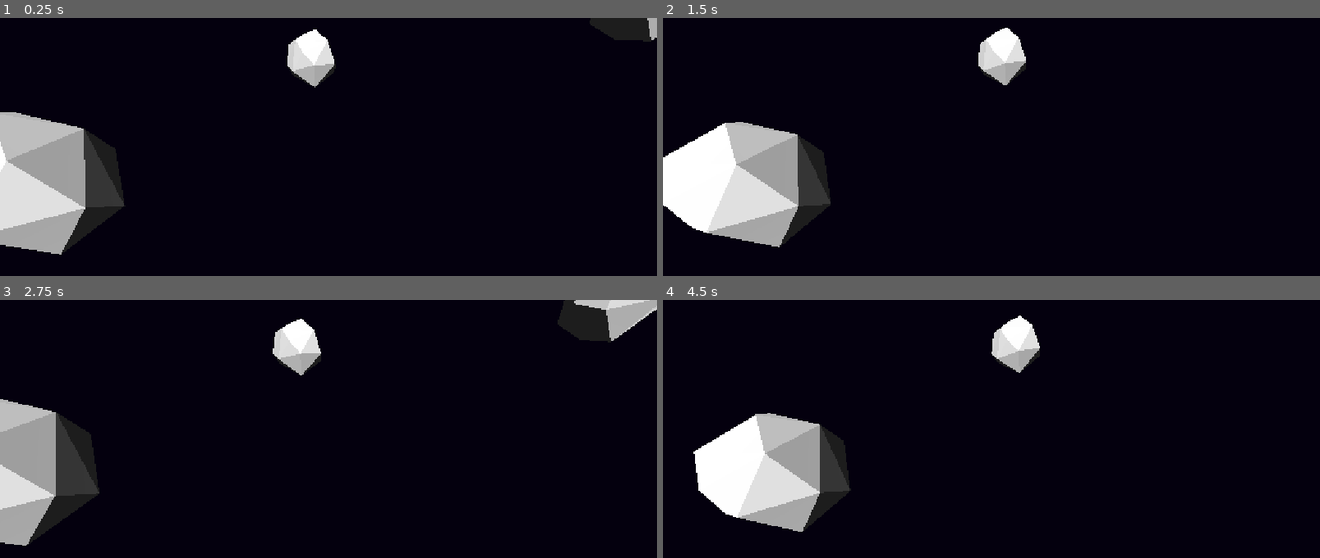
Above: before the commit, frames 1-4 (two rows, left to right).
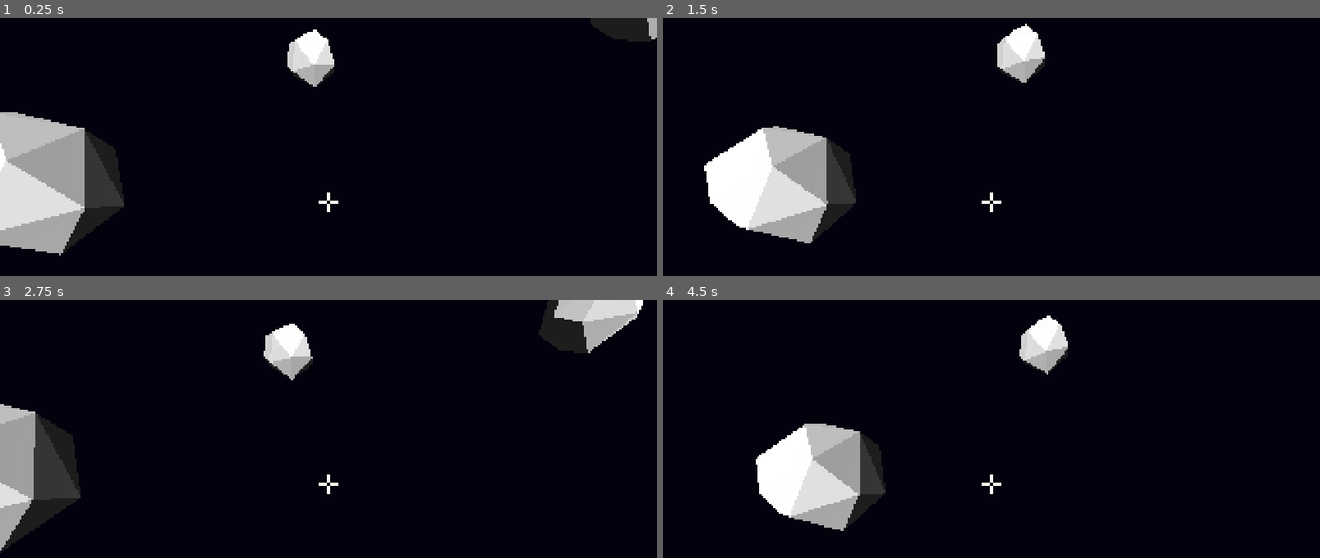
Above: after the commit, the same moments.

Repository: CobraScript/space-platformer
Game: Godot game, scene res://scenes/main.tscn
The game is run twice, just before and just after one commit, with the same random seed, the same clock (stepped at 60 frames per second) and the same inputs.
Inputs (mouse positions are in pixels of both pictures, inside the frame that each line leads up to):
- Up to frame 1 (0.25 s): no input
- Up to frame 2 (1.5 s): tap Enter at 0.5 s; move the mouse to (1024, 201) at 0.52 s; press the mouse at (1024, 201) at 0.53 s; tap Space at 1.25 s; move the mouse to (958, 203) at 1.27 s; release the mouse at (958, 203) at 1.28 s; click (958, 203) at 1.35 s
- Up to frame 3 (2.75 s): tap Enter at 2 s; move the mouse to (341, 478) at 2.02 s; press the mouse at (341, 478) at 2.03 s
- Up to frame 4 (4.5 s): tap Space at 2.75, 4.25 s; move the mouse to (984, 490) at 2.77 s; release the mouse at (984, 490) at 2.78 s; click (984, 490) at 2.85 s; tap Enter at 3.5 s; move the mouse to (1037, 488) at 3.52 s; press the mouse at (1037, 488) at 3.53 s; move the mouse to (938, 480) at 4.27 s; release the mouse at (938, 480) at 4.28 s; click (938, 480) at 4.35 s

The runs differ from the first frame. In frame 1, 0.5% of the frame differs, in the area x 0-100%, y 0-93%; in frame 2, 11%; in frame 3, 6.7%; in frame 4, 12%, in the area x 4-62%, y 6-90%.

Commit message:
Added crosshair and raycast

Diff:
--- /dev/null
+++ b/assets/invert.gdshader
@@ -0,0 +1,8 @@
+shader_type canvas_item;
+
+uniform sampler2D screen_texture: hint_screen_texture;
+
+void fragment() {
+	vec4 color = texture(screen_texture, SCREEN_UV);
+	COLOR = vec4(1.0 - color.rgb, color.a);
+}
--- a/project.godot
+++ b/project.godot
@@ -15,8 +15,14 @@
 config/features=PackedStringArray("4.7", "Forward Plus")
 config/icon="res://assets/icon.svg"
 
+[debug]
+
+gdscript/warnings/unused_parameter=0
+
 [display]
 
+window/size/viewport_width=1920
+window/size/viewport_height=1080
 window/stretch/mode="canvas_items"
 window/stretch/aspect="expand"
 
@@ -33,6 +39,11 @@
 ]
 }
 
+[layer_names]
+
+3d_physics/layer_1="Player"
+3d_physics/layer_2="Debris"
+
 [physics]
 
 3d/physics_engine="Jolt Physics"
--- a/scenes/debris.tscn
+++ b/scenes/debris.tscn
@@ -8,6 +8,7 @@
 radius = 0.15
 
 [node name="Debris" type="RigidBody3D" unique_id=1567341222]
+collision_layer = 2
 physics_material_override = SubResource("PhysicsMaterial_uehjo")
 freeze = true
 
--- a/scenes/main.tscn
+++ b/scenes/main.tscn
@@ -2,6 +2,7 @@
 
 [ext_resource type="PackedScene" uid="uid://bdvxumcj78myo" path="res://scenes/debris.tscn" id="1_0wfyh"]
 [ext_resource type="PackedScene" uid="uid://bcp8d3vsp6rnd" path="res://scenes/player.tscn" id="2_sugp2"]
+[ext_resource type="PackedScene" uid="uid://0ysaefpfdvx8" path="res://scenes/ui.tscn" id="3_sugp2"]
 
 [sub_resource type="PanoramaSkyMaterial" id="PanoramaSkyMaterial_sugp2"]
 
@@ -34,6 +35,8 @@
 
 [node name="Player" parent="." unique_id=1952148027 instance=ExtResource("2_sugp2")]
 
+[node name="UI" parent="." unique_id=392161742 instance=ExtResource("3_sugp2")]
+
 [node name="DirectionalLight3D" type="DirectionalLight3D" parent="." unique_id=306921433]
 transform = Transform3D(1, 0, 0, 0, 1, 0, 0, 0, 1, 0, 3, 0)
 
--- a/scenes/player.tscn
+++ b/scenes/player.tscn
@@ -13,3 +13,7 @@
 [node name="Camera3D" type="Camera3D" parent="." unique_id=1179039317]
 transform = Transform3D(1, 0, 0, 0, 1, 0, 0, 0, 1, 0, 0.5, 0)
 current = true
+
+[node name="RayCast3D" type="RayCast3D" parent="Camera3D" unique_id=1139863271]
+target_position = Vector3(0, 0, -1)
+collision_mask = 2
--- /dev/null
+++ b/scenes/ui.tscn
@@ -0,0 +1,58 @@
+[gd_scene format=3 uid="uid://0ysaefpfdvx8"]
+
+[ext_resource type="Shader" uid="uid://dva7y8mgogg01" path="res://assets/invert.gdshader" id="1_nt7q6"]
+
+[sub_resource type="ShaderMaterial" id="ShaderMaterial_c6smh"]
+shader = ExtResource("1_nt7q6")
+
+[node name="UI" type="Control" unique_id=392161742]
+layout_mode = 3
+anchors_preset = 15
+anchor_right = 1.0
+anchor_bottom = 1.0
+grow_horizontal = 2
+grow_vertical = 2
+
+[node name="Crosshair" type="Control" parent="." unique_id=1048485022]
+layout_mode = 1
+anchors_preset = 8
+anchor_left = 0.5
+anchor_top = 0.5
+anchor_right = 0.5
+anchor_bottom = 0.5
+offset_left = -30.0
+offset_top = -30.0
+offset_right = 30.0
+offset_bottom = 30.0
+grow_horizontal = 2
+grow_vertical = 2
+
+[node name="ColorRect" type="ColorRect" parent="Crosshair" unique_id=369682602]
+material = SubResource("ShaderMaterial_c6smh")
+layout_mode = 0
+offset_top = 27.0
+offset_right = 22.0
+offset_bottom = 33.0
+
+[node name="ColorRect2" type="ColorRect" parent="Crosshair" unique_id=744241268]
+material = SubResource("ShaderMaterial_c6smh")
+layout_mode = 0
+offset_left = 38.0
+offset_top = 27.0
+offset_right = 60.0
+offset_bottom = 33.0
+
+[node name="ColorRect3" type="ColorRect" parent="Crosshair" unique_id=2109652329]
+material = SubResource("ShaderMaterial_c6smh")
+layout_mode = 0
+offset_left = 27.0
+offset_top = 38.0
+offset_right = 33.0
+offset_bottom = 60.0
+
+[node name="ColorRect4" type="ColorRect" parent="Crosshair" unique_id=2112142730]
+material = SubResource("ShaderMaterial_c6smh")
+layout_mode = 0
+offset_left = 27.0
+offset_right = 33.0
+offset_bottom = 22.0
--- a/scripts/player.gd
+++ b/scripts/player.gd
@@ -1,13 +1,18 @@
 extends CharacterBody3D
 
 
-@export var sensitivity = 0.002
+@export var sensitivity: float = 0.002
 
-@onready var camera = $Camera3D
+@onready var camera: Camera3D = $Camera3D
+@onready var ray: RayCast3D = $Camera3D/RayCast3D
 
 
 func _ready() -> void:
 	Input.set_mouse_mode(Input.MOUSE_MODE_CAPTURED)
+
+func _physics_process(delta: float) -> void:
+	if ray.is_colliding():
+		print("raycast collision")
 
 func _input(event: InputEvent) -> void:
 	if event.is_action_pressed("pointer_lock_enter"):
Not shown, added: assets/invert.gdshader.uid
